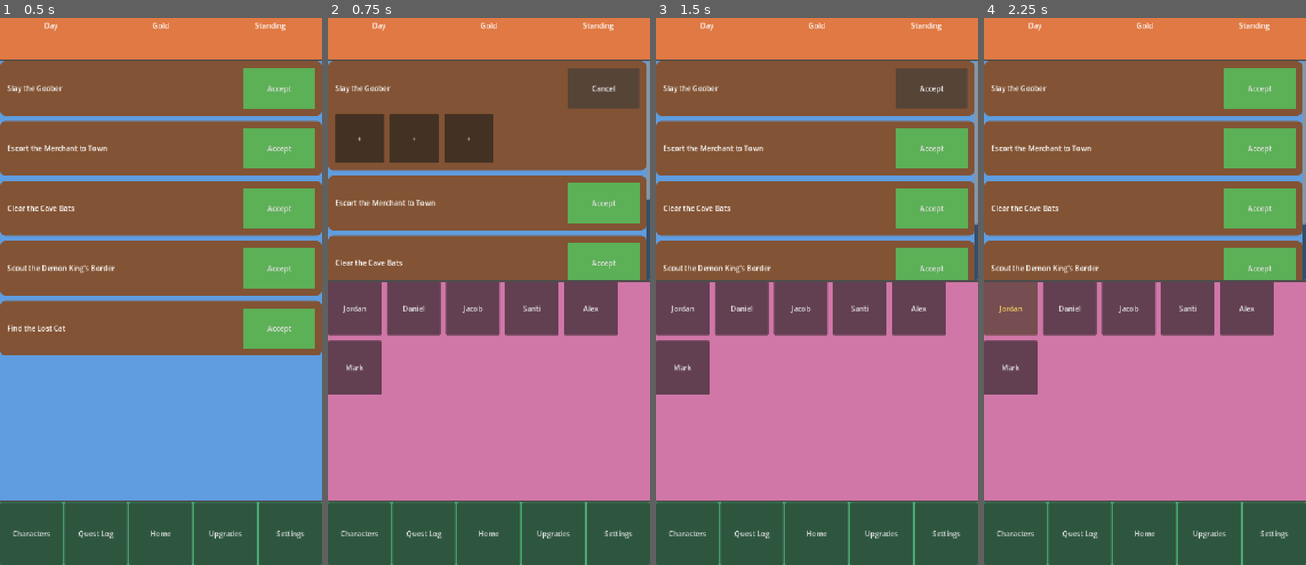
Above: before the commit, frames 1-4 (left to right).
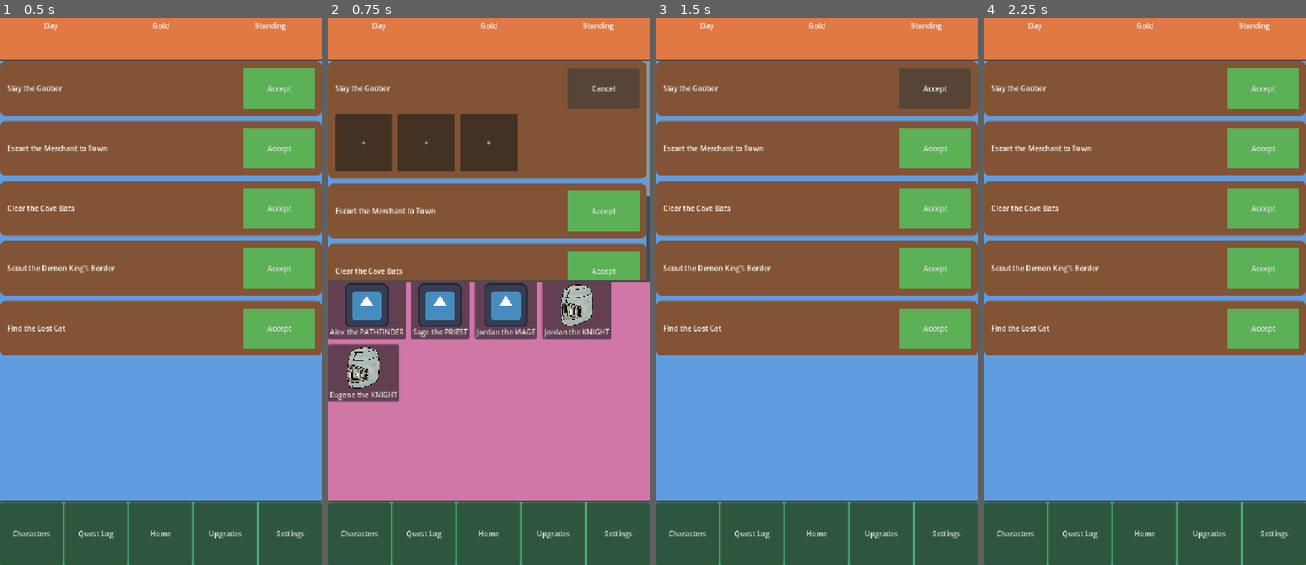
Above: after the commit, the same moments.

Repository: ActuallySanta/Fantasy-Guild-Manager
Game: Godot game, scene res://Scenes/UI/home_ui_prototype.tscn
The game is run twice, just before and just after one commit, with the same random seed, the same clock (stepped at 60 frames per second) and the same inputs. This scene is started directly instead of the project's main scene.
Inputs (mouse positions are in pixels of both pictures, inside the frame that each line leads up to):
- Up to frame 1 (0.5 s): no input
- Up to frame 2 (0.75 s): click "Accept" at 0.5 s
- Up to frame 3 (1.5 s): click "Cancel" at 1.25 s
- Up to frame 4 (2.25 s): click (1009, 307) at 2 s, where only the run before the commit has a clickable "Jordan"

Frame 1 is identical in both runs. In frame 2, 16% of the frame differs, in the area x 0-100%, y 17-71%; in frame 3, 42%, in the area x 0-100%, y 7-89%; in frame 4, 42%.

Commit message:
characters added to the roster

Diff:
--- a/Scenes/UI/character_button.tscn
+++ b/Scenes/UI/character_button.tscn
@@ -3,5 +3,8 @@
 [ext_resource type="Script" uid="uid://cavuwmefgps7k" path="res://Scripts/UI/character_button.gd" id="1_adgl6"]
 
 [node name="CharacterButton" type="Button" unique_id=392331668]
-custom_minimum_size = Vector2(120, 120)
+custom_minimum_size = Vector2(128, 128)
+icon_alignment = 1
+vertical_icon_alignment = 0
+expand_icon = true
 script = ExtResource("1_adgl6")
--- a/Scenes/UI/character_slot.tscn
+++ b/Scenes/UI/character_slot.tscn
@@ -3,10 +3,13 @@
 [ext_resource type="Script" uid="uid://bqq7jgtixa04r" path="res://Scripts/UI/character_slot.gd" id="1_udutr"]
 
 [node name="CharacterSlot" type="Button" unique_id=1702092992]
-custom_minimum_size = Vector2(110, 110)
+custom_minimum_size = Vector2(128, 128)
 offset_right = 110.0
 offset_bottom = 110.0
 tooltip_text = "+ "
 text = "+"
 clip_text = true
+icon_alignment = 1
+vertical_icon_alignment = 0
+expand_icon = true
 script = ExtResource("1_udutr")
--- a/Scripts/UI/char_roster.gd
+++ b/Scripts/UI/char_roster.gd
@@ -6,16 +6,30 @@
 func _ready() -> void:
 	# Tag this node so slots can tell it to refresh with
 	# get_tree().call_group("roster", "refresh").
+	# add_to_group("roster", "refresh")
 	add_to_group("roster")
+	rebuild()
 
+	# clears roster and rebuilds it from character system
+func rebuild() -> void:
 	if character_button_scene == null:
 		push_error("Roster: drag character_button.tscn into Character Button Scene in the Inspector.")
 		return
 
-	for character in _get_characters():
+	# return the old buttons first so we never get duplicates
+	for child in get_children():
+		remove_child(child)
+		child.queue_free()
+
+	# one button per character the guild has
+	for character in CharacterContainer.active_characters:
 		var button: CharacterButton = character_button_scene.instantiate()
-		add_child(button)	# add first
-		button.setup(character)		# fill data
+		add_child(button)
+		button.setup(character)
+
+	# keep anyone already sitting in a slot hidden
+	refresh()
+
 
 # hides every character in a quest slot and shows everyone else
 func refresh() -> void:
@@ -29,14 +43,3 @@
 	for button in get_children():
 		var is_placed := placed.any(func(c): return is_same(c, button.character))
 		button.visible = not is_placed
-
-# placeholder character info
-func _get_characters() -> Array:
-	return [
-		{"name": "Jordan"},
-		{"name": "Daniel"},
-		{"name": "Jacob"},
-		{"name": "Santi"},
-		{"name": "Alex"},
-		{"name": "Mark"},
-	]
--- a/Scripts/UI/character_button.gd
+++ b/Scripts/UI/character_button.gd
@@ -18,7 +18,15 @@
 # fills in button with character data
 func setup(data) -> void:
 	character = data
-	text = str(character.get("name"))
+	text = get_display_name(character)
+	icon = get_icon(character)
+
+# functions to read character info
+static func get_display_name(c) -> String:
+	return str(c.get("title"))
+
+static func get_icon(c) -> Texture2D:
+	return ExternalContentContainer.get_character_icon(c.role)
 
 # Runs when player taps this character
 func _on_pressed() -> void:
@@ -41,8 +49,10 @@
 
 # function calls when a player starts to drag this button
 func _get_drag_data(_at_position: Vector2) -> Variant:
-	var preview := Label.new()
-	preview.text = text
+	var preview := TextureRect.new()
+	preview.texture = icon
+	preview.custom_minimum_size = Vector2(80, 80)
+	preview.expand_mode = TextureRect.EXPAND_IGNORE_SIZE
+	preview.stretch_mode = TextureRect.STRETCH_KEEP_ASPECT_CENTERED
 	set_drag_preview(preview)
-	# if we use "type" it lets us reject anything that isnt a characcter
 	return {"type": "character", "character": character}
--- a/Scripts/UI/character_slot.gd
+++ b/Scripts/UI/character_slot.gd
@@ -46,7 +46,15 @@
 				slot.assign(null)
 
 	character = new_character
-	text = EMPTY_TEXT if character == null else str(character.get("name"))
+
+	if character == null:
+		text = EMPTY_TEXT
+		icon = null
+	else:
+		# Uses the same helpers as the roster
+		text = CharacterButton.get_display_name(character)
+		icon = CharacterButton.get_icon(character)
+
 	changed.emit(self)
 
 	# hide placed characters and show free ones
--- a/Scripts/UI/quest_card.gd
+++ b/Scripts/UI/quest_card.gd
@@ -59,6 +59,7 @@
 	else:
 		for slot in slots:
 			slot.assign(null)
+		closed.emit(quest)
 
 # returns characters currently placed on this quest
 func get_party() -> Array:
--- a/Scripts/UI/quest_list.gd
+++ b/Scripts/UI/quest_list.gd
@@ -22,6 +22,7 @@
 	add_child(card)		# add so nodes are ready
 	card.setup(quest)	# add data
 	card.accepted.connect(_on_quest_accepted)
+	card.closed.connect(_on_quest_closed)
 	card.party_changed.connect(_on_party_changed)
 	return card
 
@@ -63,5 +64,5 @@
 
 # function to get the characters on quest
 func _on_party_changed(quest, party: Array) -> void:
-	var names := party.map(func(c): return c.get("name"))
+	var names := party.map(func(c): return CharacterButton.get_display_name(c))
 	print(quest.get("title"), " party: ", names)
